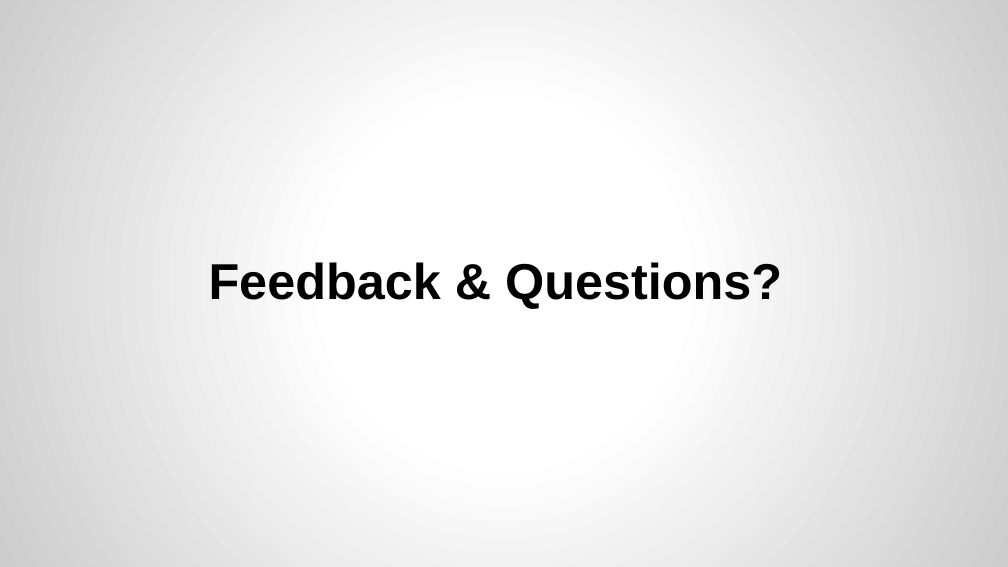
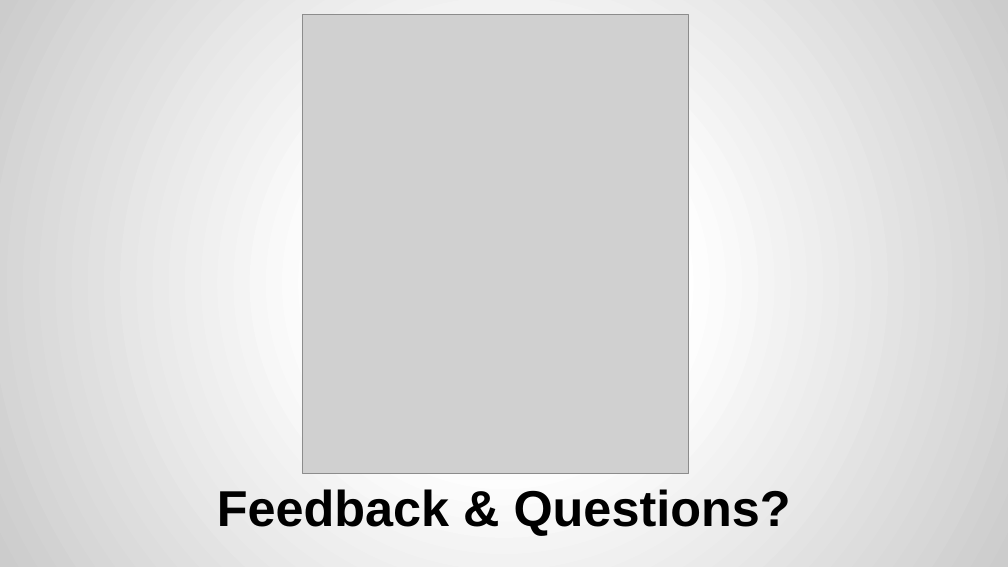
Before and after one commit to yogeshrnaik/presentations, a slide deck: slide 22 of Functional Programming with Java 8.pptx. Drawn at 1008x567 pixels with LibreOffice and Linux fonts; fonts in the diff are those of the drawing; grey boxes stand for pictures. Boxes give left, top, right and bottom in pixels: in the first picture for what was removed or moved away, otherwise in the second. Text is boxed around its words. In the diff, an @@ line names an element or a change of style, - is before the commit and + after.

```diff
--- a/Functional Programming with Java 8.pptx
+++ b/Functional Programming with Java 8.pptx
@@ picture added at (302,15,688,474) @@
@@ title "Feedback & Questions?": place and size @@
-title "Feedback & Questions?" at (209,262,782,309)
+title "Feedback & Questions?" at (217,489,791,536)
```
Also in this commit, not shown: 6 other slides changed.
